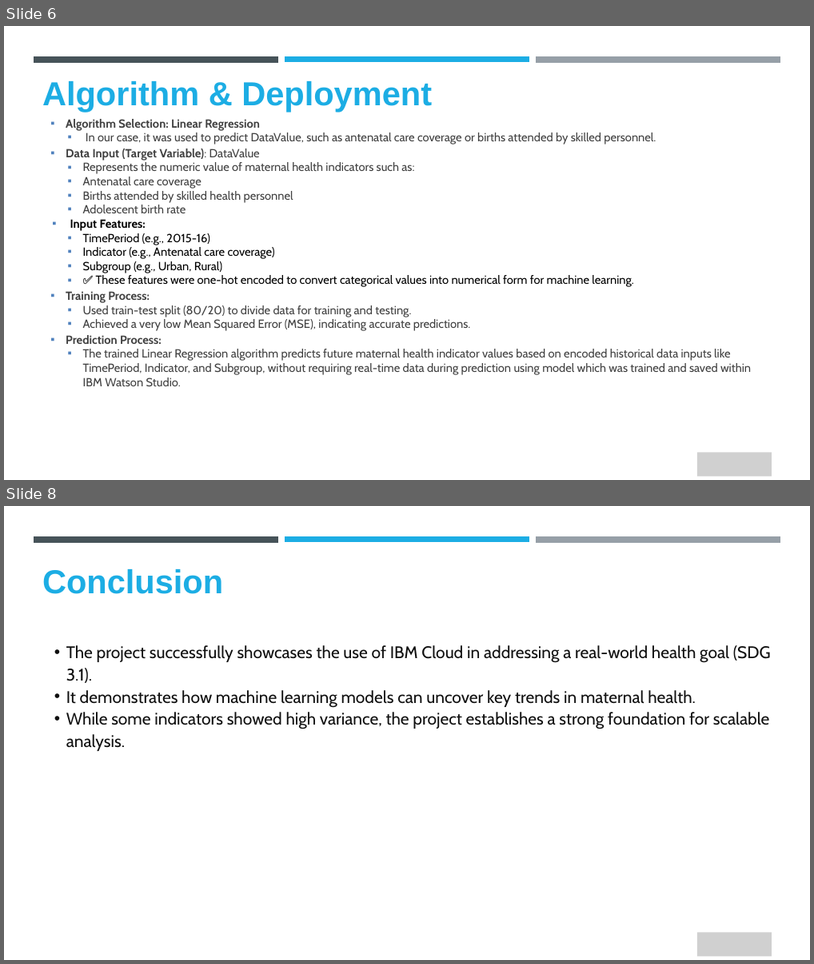
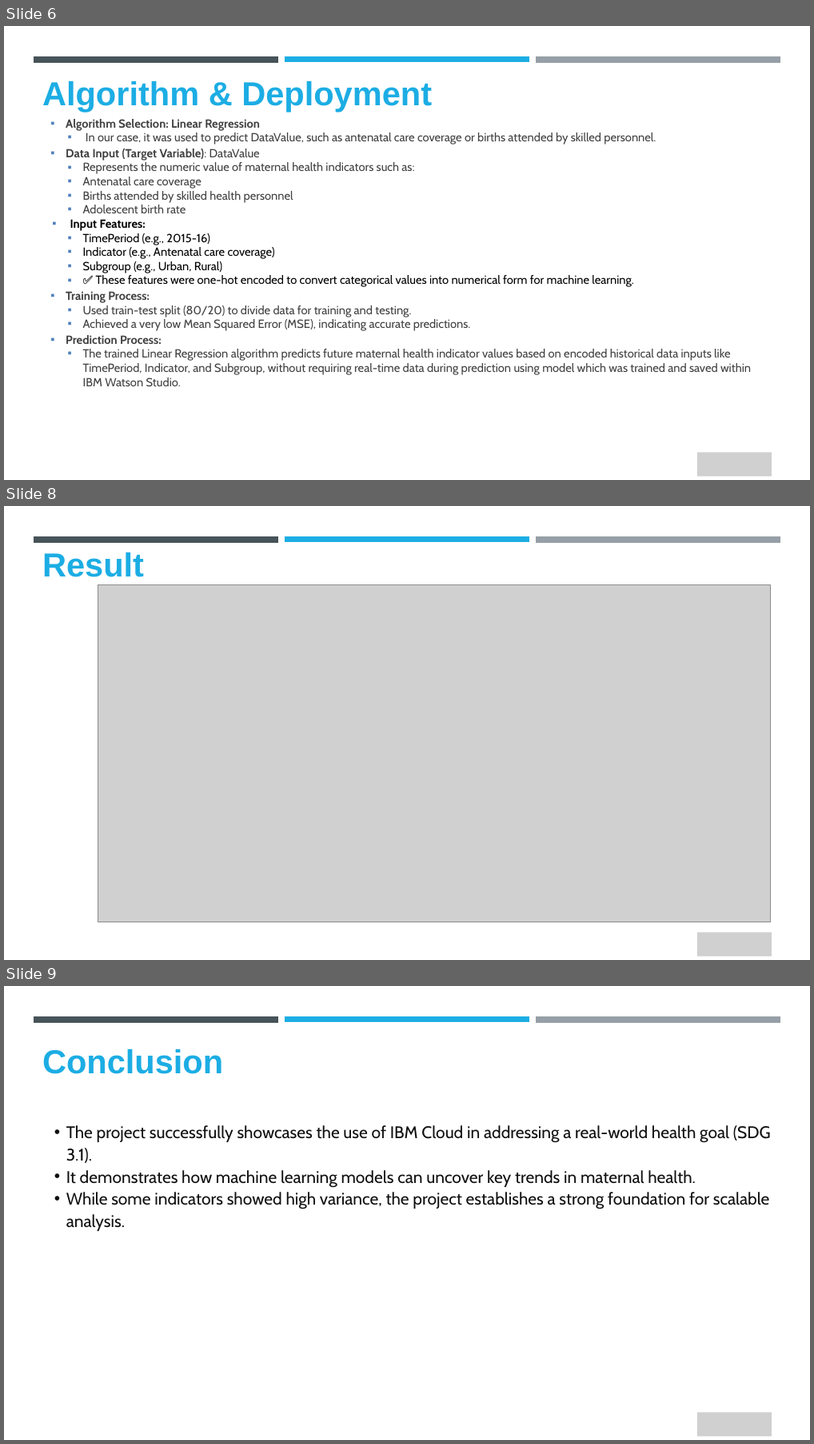
Before and after one commit to Spoofy23/IBM-SkillsBuild-Internship-on-AI-Cloud-Technologies-Project, a slide deck: Tracking Maternal Health Progress IBM Internship.pptx. Shown one above the other, each under a label of ours: slides 6 and 8 before the commit, slides 6, 8 and 9 after it; the slides between them are not shown. The pictures are 814x964 and 814x1444 pixels, drawn with LibreOffice and Linux fonts; fonts in the diff are those of the drawing; grey boxes stand for pictures. Boxes give left, top, right and bottom in pixels: in the first picture for what was removed or moved away, otherwise in the second. Text is boxed around its words. In the diff, an @@ line names an element or a change of style, - is before the commit and + after.

```diff
--- a/Tracking Maternal Health Progress IBM Internship.pptx
+++ b/Tracking Maternal Health Progress IBM Internship.pptx
@@ slide 8 added at [4,506,810,960], background #FFFFFF @@
@@ freeform shape added at [34,536,278,543], fill #465359 @@
@@ text added at [42,552,144,577], 59.4 pt, text #1CADE4, bold @@
+Result
@@ freeform shape added at [285,536,530,542], fill #1CADE4 @@
@@ freeform shape added at [536,536,781,542], fill #969FA7 @@
@@ picture added at [98,584,770,922] @@
@@ picture added at [698,932,772,956] @@
@@ what was slide 8 is now slide 9 @@
```
Also in this commit, not shown: 1 slide changed, 1 other file.
